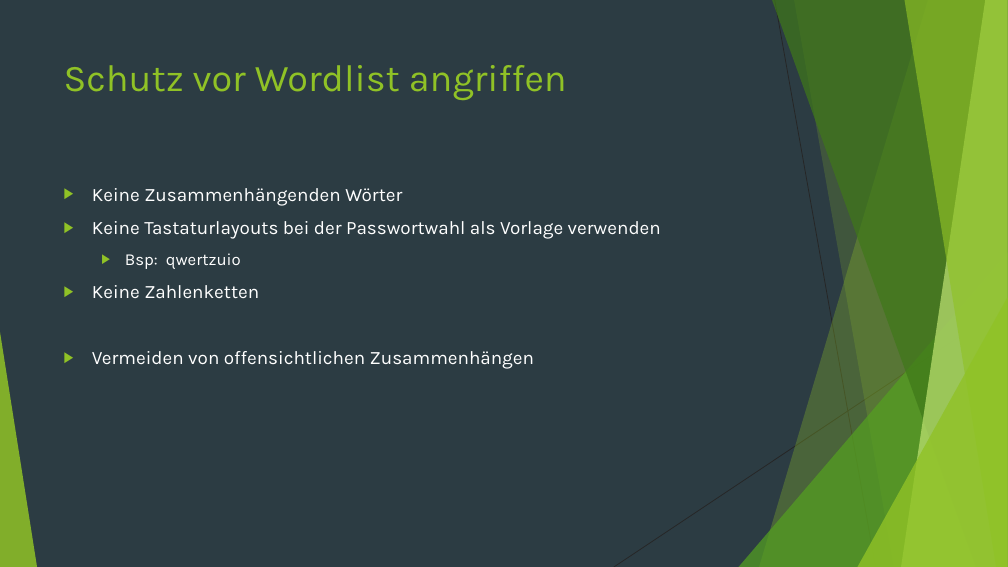
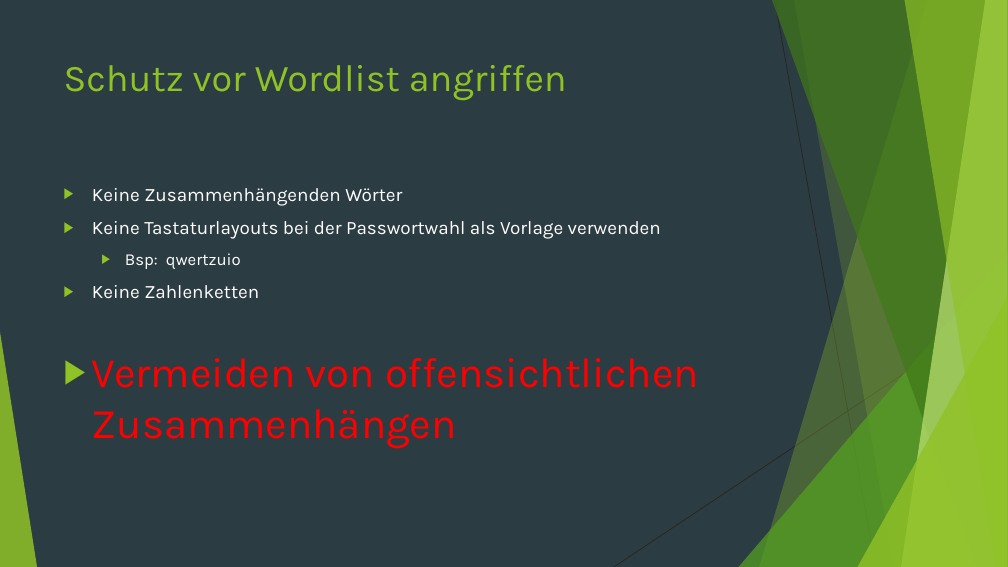
Before and after one commit to StefanSchuck/JohnTheRipperVortrag, a slide deck: slide 13 of Vortrag.pptx (slide 12 before the commit). Drawn at 1008x567 pixels with LibreOffice and Linux fonts; fonts in the diff are those of the drawing. Boxes give left, top, right and bottom in pixels: in the first picture for what was removed or moved away, otherwise in the second. Text is boxed around its words. In the diff, an @@ line names an element or a change of style, - is before the commit and + after.

```diff
--- a/Vortrag.pptx
+++ b/Vortrag.pptx
@@ text at bbox=[92, 358, 699, 449]: size 18 to 40 pt, text colour #FFFFFF to #FF0000 in "Vermeiden von offensichtlichen Zusammenhängen" @@
```
Also in this commit, not shown: 8 other slides changed, 3 slides added, 5 slides removed, 1 other file.
